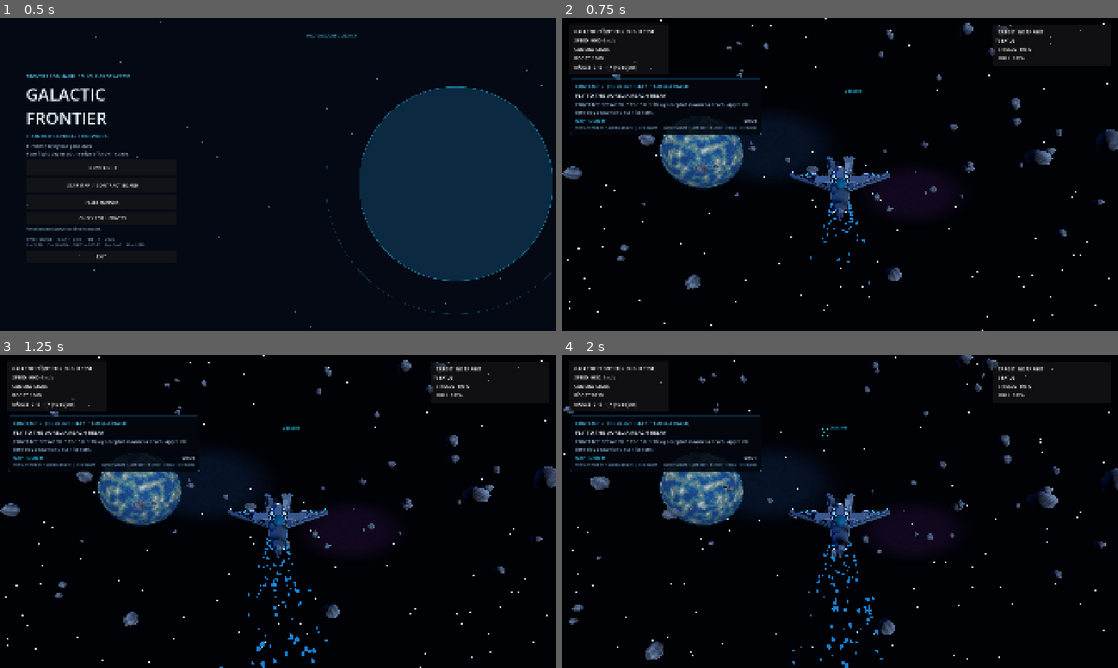
Above: before the commit, frames 1-4 (two rows, left to right).
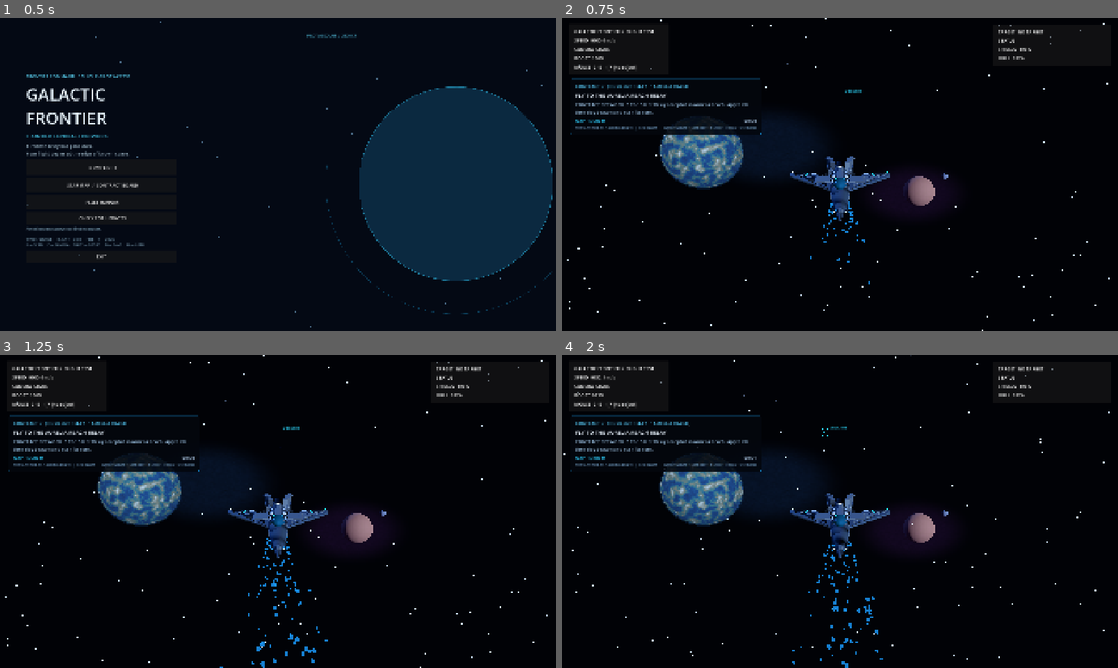
Above: after the commit, the same moments.

Repository: valdissor1990-ui/GALACTIC-FRONTIER
Game: Godot game, scene res://scenes/bootstrap/main.tscn
Same seed, same stepped clock (60 frames per second), same inputs: the game is played once before the commit and once after it.
Inputs (mouse positions are in pixels of both pictures, inside the frame that each line leads up to):
- Up to frame 1 (0.5 s): no input
- Up to frame 2 (0.75 s): click "NEW FLIGHT" at 0.5 s
- Up to frame 3 (1.25 s): no input
- Up to frame 4 (2 s): tap Enter at 1.25 s; move the mouse to (867, 511) at 1.27 s; hold W (move_forward) from 1.28 s (still down); hold Shift (boost) from 1.28 s (still down)

Frame 1 is identical in both runs. In frame 2, 1.9% of the frame differs, in the area x 0-100%, y 1-87%; in frame 3, 1.9%; in frame 4, 1.9%, in the area x 0-100%, y 0-98%.

Commit message:
Expand space scenery across the full mission route

Diff:
--- a/scripts/environment/space_environment.gd
+++ b/scripts/environment/space_environment.gd
@@ -11,6 +11,9 @@
 var _theme: Dictionary = {}
 var _planet_visual: MeshInstance3D
 var _planet_atmosphere: MeshInstance3D
+var _companion_planet: MeshInstance3D
+var _companion_rings: MeshInstance3D
+var _companion_moon: MeshInstance3D
 
 
 func _ready() -> void:
@@ -20,10 +23,11 @@
 	_build_starfield()
 	_build_nebulae()
 	_build_planet()
+	_build_companion_worlds()
 	_build_asteroid_field()
 
 
-func _process(_delta: float) -> void:
+func _process(delta: float) -> void:
 	if not is_instance_valid(_starfield):
 		return
 	var camera := get_viewport().get_camera_3d()
@@ -50,6 +54,13 @@
 		_planet_visual.global_position = planet_position
 	if is_instance_valid(_planet_atmosphere):
 		_planet_atmosphere.global_position = planet_position
+	if is_instance_valid(_companion_planet):
+		_companion_planet.global_position = camera.global_position + camera.global_basis * Vector3(430.0, -92.0, -1320.0)
+		_companion_planet.rotate_y(delta * 0.003)
+	if is_instance_valid(_companion_rings):
+		_companion_rings.global_transform = camera.global_transform * Transform3D(Basis(Vector3.RIGHT, deg_to_rad(68.0)), Vector3(430.0, -92.0, -1320.0))
+	if is_instance_valid(_companion_moon):
+		_companion_moon.global_position = camera.global_position + camera.global_basis * Vector3(620.0, -12.0, -1430.0)
 
 
 
@@ -290,6 +301,68 @@
 	add_child(atmosphere)
 
 
+
+
+func _build_companion_worlds() -> void:
+	# A second, ringed gas giant and its moon provide a strong distant landmark.
+	# They are camera-relative sky bodies, not nearby collision geometry.
+	var giant := MeshInstance3D.new()
+	giant.name = "NacreonGasGiant"
+	var giant_mesh := SphereMesh.new()
+	giant_mesh.radius = 1.0
+	giant_mesh.height = 2.0
+	giant_mesh.radial_segments = 96
+	giant_mesh.rings = 48
+	var giant_material := StandardMaterial3D.new()
+	giant_material.albedo_color = Color(0.48, 0.34, 0.24)
+	giant_material.roughness = 0.9
+	giant_material.metallic = 0.0
+	giant_material.emission_enabled = true
+	giant_material.emission = Color(0.08, 0.035, 0.018)
+	giant_material.emission_energy_multiplier = 0.12
+	giant_mesh.material = giant_material
+	giant.mesh = giant_mesh
+	giant.scale = Vector3.ONE * 82.0
+	_companion_planet = giant
+	add_child(giant)
+
+	var ring := MeshInstance3D.new()
+	ring.name = "NacreonRings"
+	var ring_mesh := TorusMesh.new()
+	ring_mesh.inner_radius = 1.24
+	ring_mesh.outer_radius = 1.86
+	ring_mesh.rings = 96
+	ring_mesh.ring_segments = 12
+	var ring_material := StandardMaterial3D.new()
+	ring_material.shading_mode = BaseMaterial3D.SHADING_MODE_UNSHADED
+	ring_material.transparency = BaseMaterial3D.TRANSPARENCY_ALPHA
+	ring_material.albedo_color = Color(0.68, 0.54, 0.38, 0.58)
+	ring_material.emission_enabled = true
+	ring_material.emission = Color(0.12, 0.075, 0.035)
+	ring_material.emission_energy_multiplier = 0.18
+	ring_material.roughness = 0.88
+	ring_mesh.material = ring_material
+	ring.mesh = ring_mesh
+	ring.scale = Vector3.ONE * 100.0
+	_companion_rings = ring
+	add_child(ring)
+
+	var moon := MeshInstance3D.new()
+	moon.name = "NacreonMoon"
+	var moon_mesh := SphereMesh.new()
+	moon_mesh.radius = 1.0
+	moon_mesh.height = 2.0
+	moon_mesh.radial_segments = 32
+	moon_mesh.rings = 16
+	var moon_material := StandardMaterial3D.new()
+	moon_material.albedo_color = Color(0.34, 0.39, 0.46)
+	moon_material.roughness = 0.96
+	moon_mesh.material = moon_material
+	moon.mesh = moon_mesh
+	moon.scale = Vector3.ONE * 18.0
+	_companion_moon = moon
+	add_child(moon)
+
 func _create_planet_texture() -> Texture2D:
 	const WIDTH := 768
 	const HEIGHT := 384
@@ -389,16 +462,31 @@
 
 
 func _random_asteroid_position() -> Vector3:
-	var position := Vector3.ZERO
-	for attempt in range(100):
-		position = Vector3(
-			_rng.randf_range(-155.0, 155.0),
-			_rng.randf_range(-88.0, 88.0),
-			_rng.randf_range(-250.0, 80.0)
-		)
-		if _distance_to_route(position) > 26.0:
-			return position
-	return Vector3(70.0, -88.0, -100.0)
+	var route_points: Array[Vector3] = [
+		Vector3(0.0, 0.0, 90.0),
+		Vector3(0.0, 18.0, -13500.0),
+		Vector3(520.0, -28.0, -33000.0),
+		Vector3(0.0, 0.0, 90.0)
+	]
+	for attempt in range(160):
+		var segment_index := _rng.randi_range(0, route_points.size() - 2)
+		var start := route_points[segment_index]
+		var end := route_points[segment_index + 1]
+		var forward := (end - start).normalized()
+		var center := start.lerp(end, _rng.randf_range(0.08, 0.92))
+		var reference_axis := Vector3.UP if absf(forward.dot(Vector3.UP)) < 0.92 else Vector3.RIGHT
+		var side := forward.cross(reference_axis).normalized()
+		var vertical := forward.cross(side).normalized()
+		var angle := _rng.randf_range(0.0, TAU)
+		var radius := _rng.randf_range(110.0, 720.0)
+		var offset := side * cos(angle) * radius + vertical * sin(angle) * radius
+		var candidate := center + offset + forward * _rng.randf_range(-90.0, 90.0)
+		# Keep the actual navigation corridor clear while populating the full
+		# 33 km flight route instead of leaving every asteroid at the carrier.
+		var route_distance := _distance_to_route(candidate)
+		if route_distance >= 82.0 and route_distance <= 760.0:
+			return candidate
+	return Vector3(220.0, 160.0, -16500.0)
 
 
 func _distance_to_route(point: Vector3) -> float:
